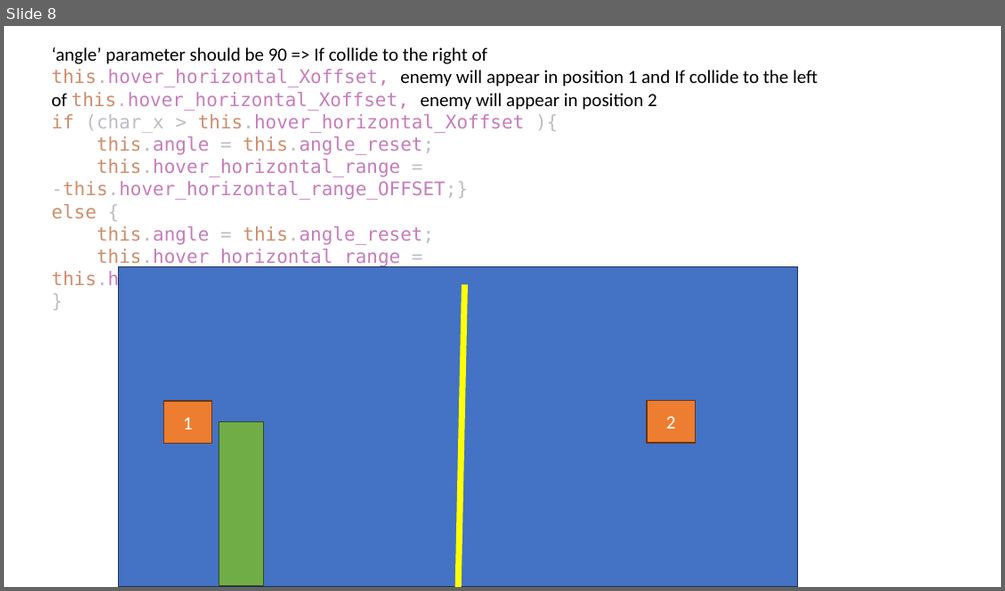
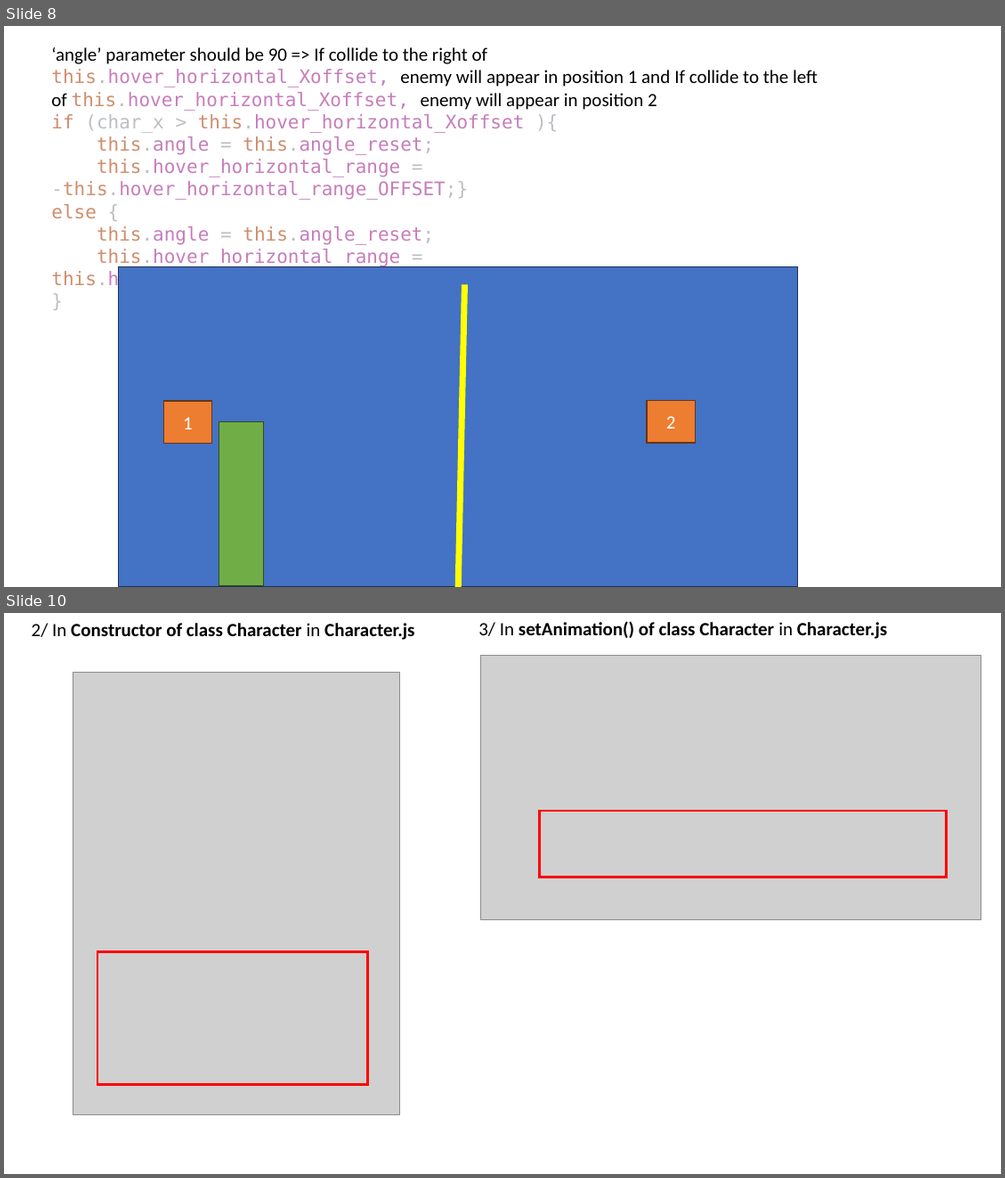
Before and after one commit to ChuHai7793/JAVASCRIPT_PROJECT, a slide deck: Document/GAME_DOC.pptx. Shown one above the other, each under a label of ours: slide 8 before the commit, slides 8 and 10 after it; the slides between them are not shown. The pictures are 1005x591 and 1005x1178 pixels, drawn with LibreOffice and Linux fonts; fonts in the diff are those of the drawing; grey boxes stand for pictures. Boxes give left, top, right and bottom in pixels: in the first picture for what was removed or moved away, otherwise in the second. Text is boxed around its words. In the diff, an @@ line names an element or a change of style, - is before the commit and + after.

```diff
--- a/Document/GAME_DOC.pptx
+++ b/Document/GAME_DOC.pptx
@@ slide 10 added at (4, 613, 1001, 1174), background #FFFFFF @@
@@ text added at (32, 623, 414, 640), 18 pt, text #000000, bold @@
+2/ In Constructor of class Character in Character.js
@@ text added at (478, 621, 887, 639), 18 pt, text #000000, bold @@
+3/ In setAnimation() of class Character in Character.js
@@ picture added at (481, 656, 981, 919) @@
@@ picture added at (73, 672, 400, 1116) @@
@@ rectangle added at (540, 811, 947, 877), outline #FF0000 2.25 pt @@
@@ rectangle added at (97, 952, 367, 1084), outline #FF0000 2.25 pt @@
```
Also in this commit, not shown: 4 other slides added, 5 other files.
